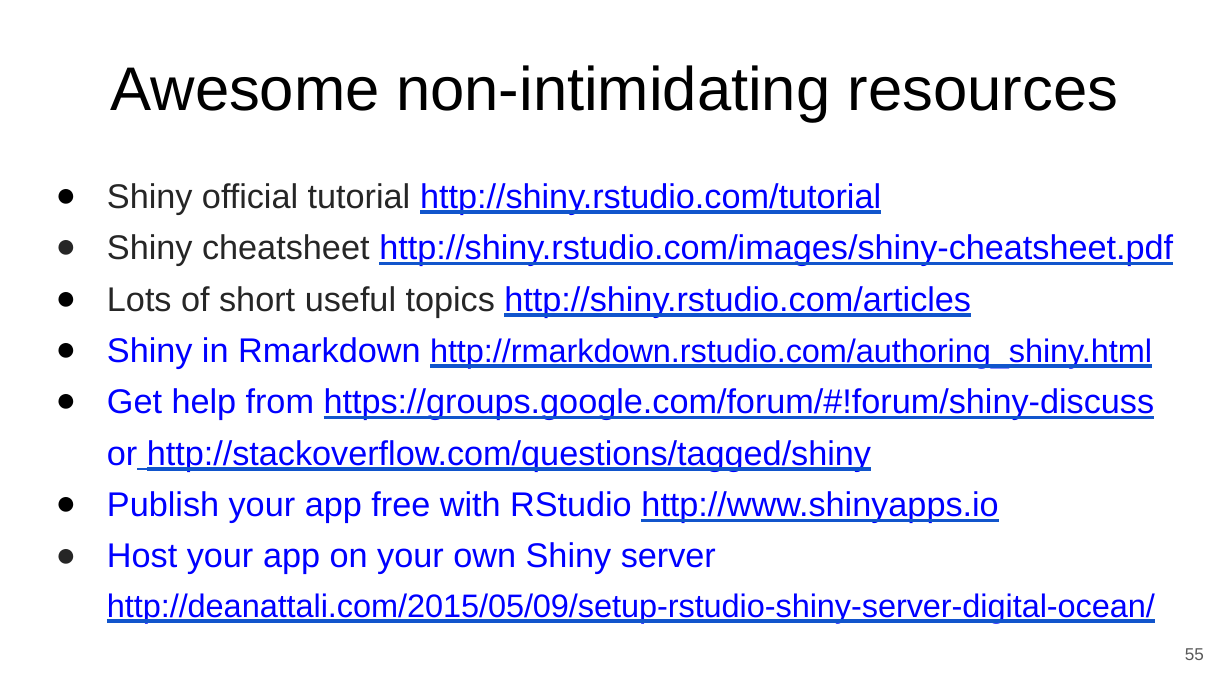
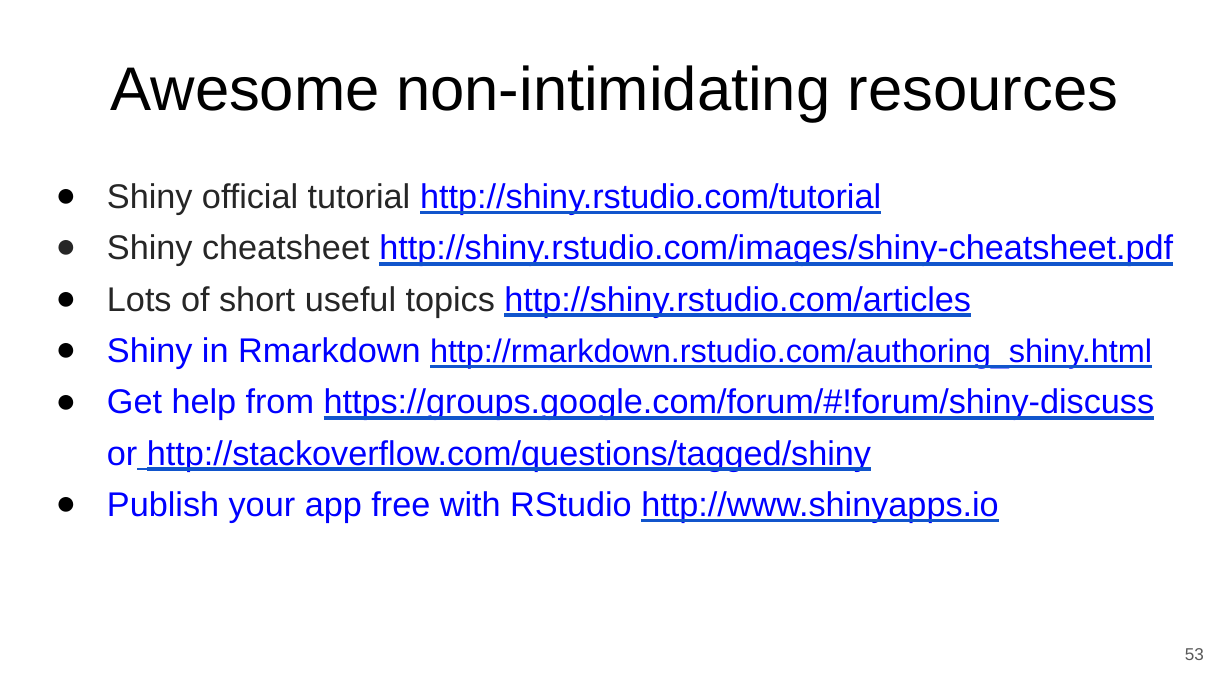
Before and after one commit to WHOIGit/Rshinypresentation, a slide deck: slide 53 of shinyRpresentation.odp (slide 55 before the commit). Drawn at 1232x693 pixels with LibreOffice and Linux fonts; fonts in the diff are those of the drawing. Boxes give left, top, right and bottom in pixels: in the first picture for what was removed or moved away, otherwise in the second. Text is boxed around its words. In the diff, an @@ line names an element or a change of style, - is before the commit and + after.

Commit message:
update presentation

```diff
--- a/shinyRpresentation.odp
+++ b/shinyRpresentation.odp
@@ text at box(107, 542, 1155, 623): paragraphs removed @@
-● Host your app on your own Shiny server
-http://deanattali.com/2015/05/09/setup-rstudio-shiny-server-digital-ocean/
@@ page number at box(1185, 648, 1204, 660): text changed @@
-55
+53
```
Also in this commit, not shown: 1 slide added, 2 slides removed.
